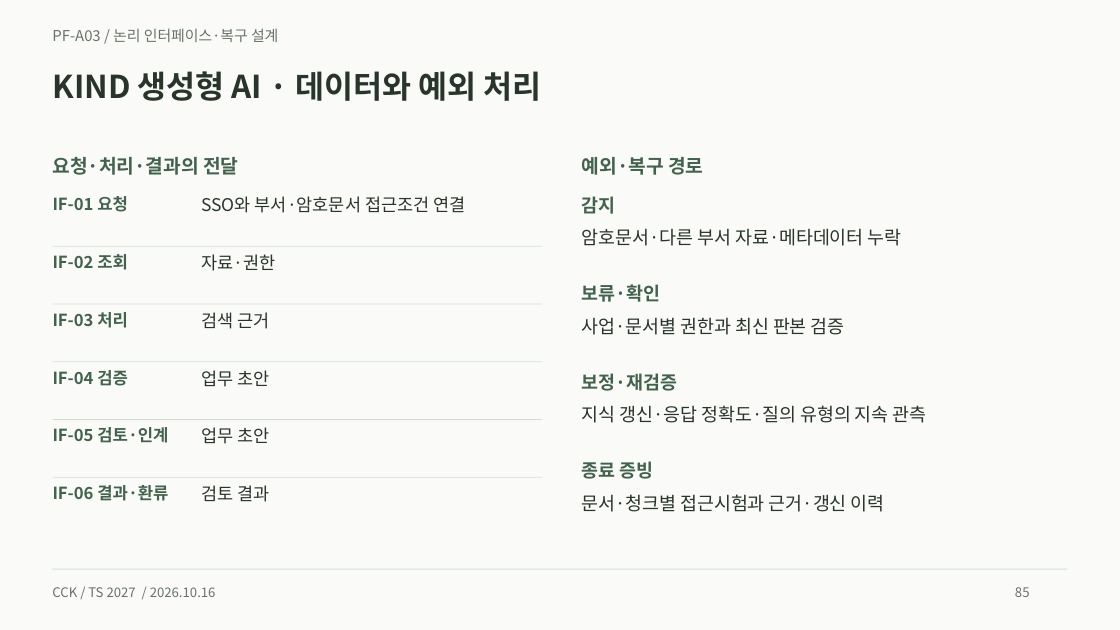
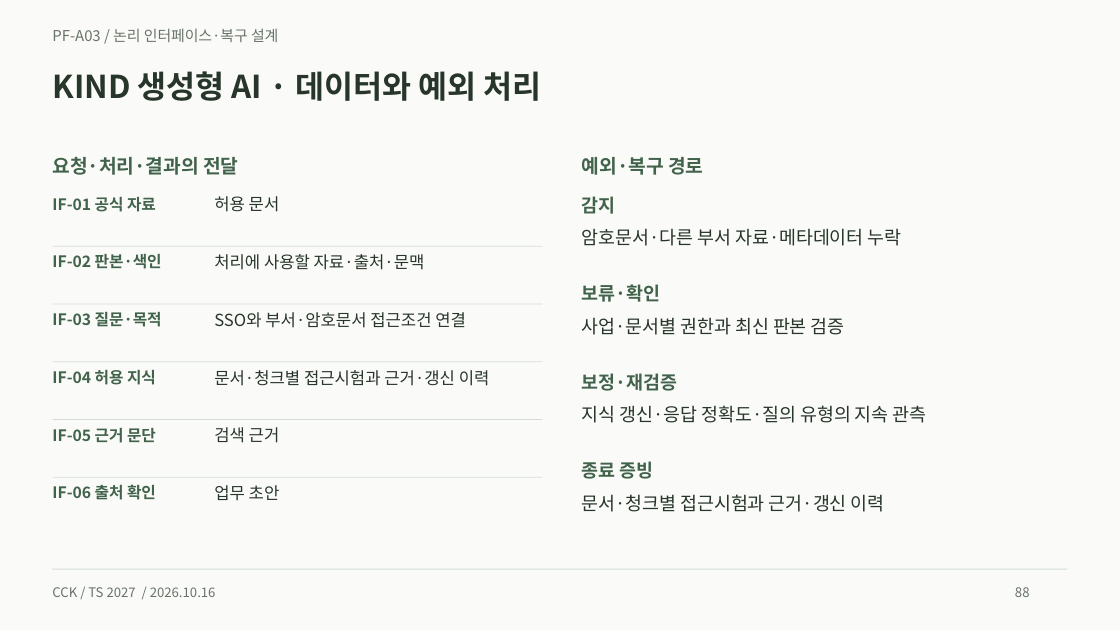
Before and after one commit to heen1987-ops/TS-business-Plan-001, a slide deck: slide 88 of public/downloads/ts-platform-casebook.pptx (slide 85 before the commit). Drawn at 1120x630 pixels with LibreOffice and Linux fonts; fonts in the diff are those of the drawing. Boxes give left, top, right and bottom in pixels: in the first picture for what was removed or moved away, otherwise in the second. Text is boxed around its words. In the diff, an @@ line names an element or a change of style, - is before the commit and + after.

```diff
--- a/public/downloads/ts-platform-casebook.pptx
+++ b/public/downloads/ts-platform-casebook.pptx
@@ text at <box>52,197,156,212</box>: text changed; size 14.2 to 13.5 pt @@
-IF-01 요청
+IF-01 공식 자료
@@ text at <box>214,196,280,212</box>: text changed; size 15 to 14.2 pt @@
-SSO와 부서·암호문서 접근조건 연결
+허용 문서
@@ text at <box>52,254,162,269</box>: text changed; size 14.2 to 13.5 pt @@
-IF-02 조회
+IF-02 판본·색인
@@ text at <box>214,254,425,270</box>: text changed; size 15 to 14.2 pt @@
-자료·권한
+처리에 사용할 자료·출처·문맥
@@ text at <box>52,312,162,327</box>: text changed; size 14.2 to 13.5 pt @@
-IF-03 처리
+IF-03 질문·목적
@@ text at <box>214,312,466,328</box>: text changed; size 15 to 14.2 pt @@
-검색 근거
+SSO와 부서·암호문서 접근조건 연결
@@ text at <box>52,370,156,385</box>: text changed; size 14.2 to 13.5 pt @@
-IF-04 검증
+IF-04 허용 지식
@@ text at <box>214,370,490,386</box>: text changed; size 15 to 14.2 pt @@
-업무 초안
+문서·청크별 접근시험과 근거·갱신 이력
@@ text at <box>52,428,156,443</box>: text changed; size 14.2 to 13.5 pt @@
-IF-05 검토·인계
+IF-05 근거 문단
@@ text added at <box>214,427,280,443</box>, 14.2 pt, text #28352B @@
+검색 근거
@@ text at <box>52,484,156,500</box>: text changed; size 14.2 to 13.5 pt @@
-IF-06 결과·환류
+IF-06 출처 확인
@@ text removed at <box>201,485,269,502</box> @@
-검토 결과
@@ text "업무 초안": place and size @@
-text "업무 초안" at <box>201,427,269,444</box>
+text "업무 초안" at <box>214,485,280,501</box>
@@ text "업무 초안" at <box>214,485,280,501</box>: size 15 to 14.2 pt @@
@@ text at <box>1015,587,1030,597</box>: text changed @@
-85
+88
```
Also in this commit, not shown: 136 other slides changed, 9 slides added, 39 other files.
